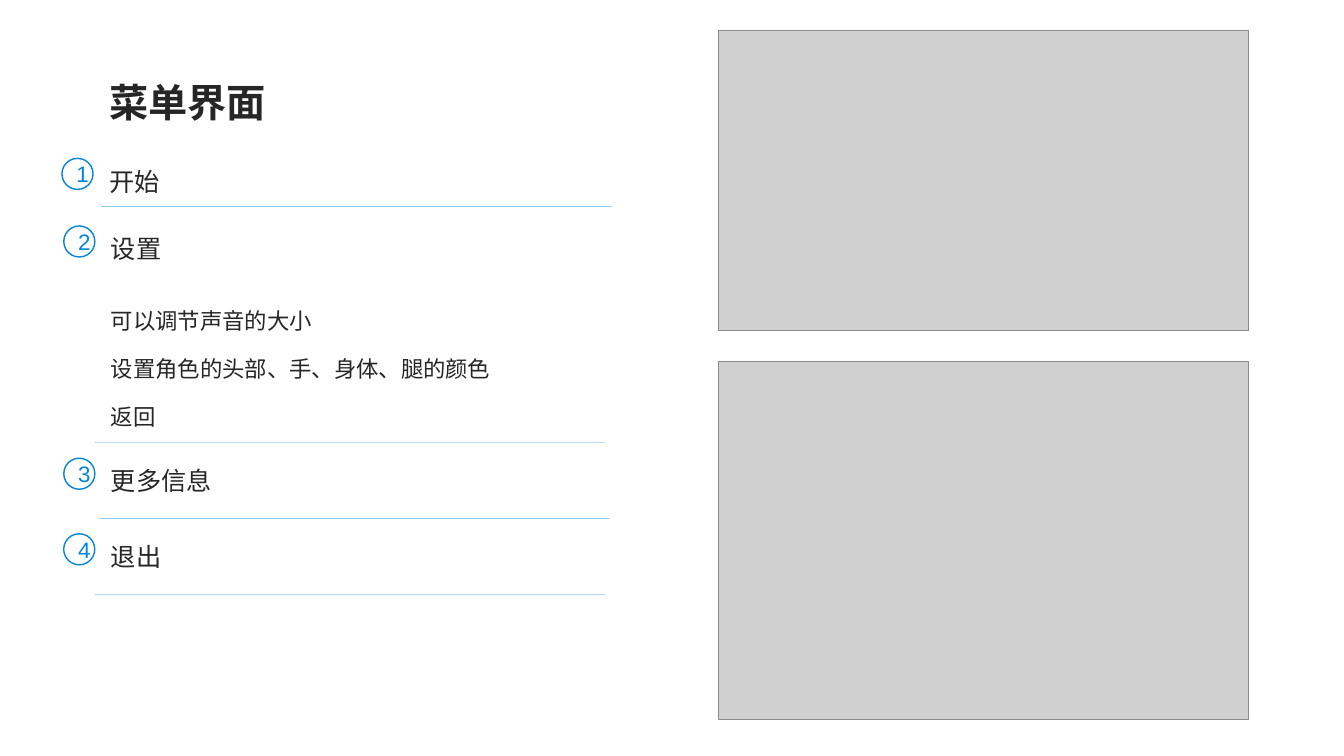
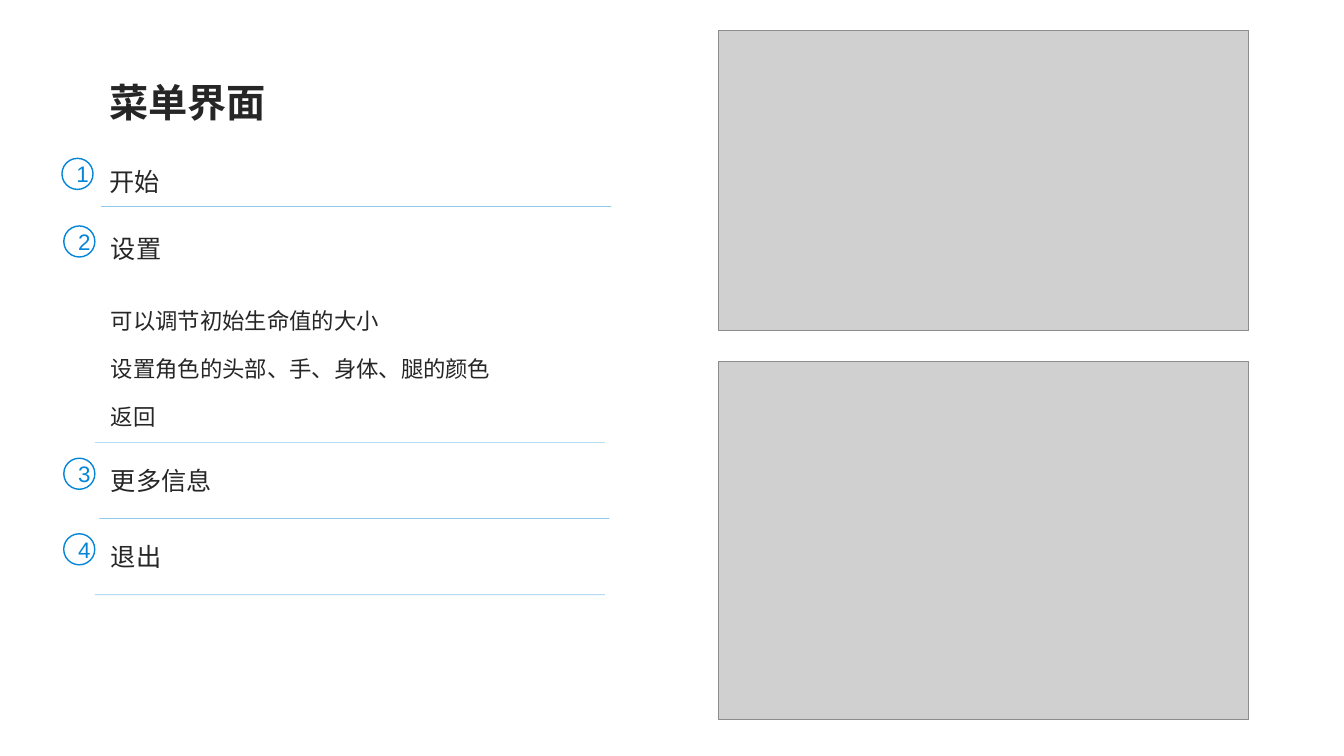
Before and after one commit to Asterism12/mineminecraft, a slide deck: slide 4 of 成果展示.pptx. Drawn at 1344x756 pixels with LibreOffice and Linux fonts; fonts in the diff are those of the drawing; grey boxes stand for pictures. Boxes give left, top, right and bottom in pixels: in the first picture for what was removed or moved away, otherwise in the second. Text is boxed around its words. In the diff, an @@ line names an element or a change of style, - is before the commit and + after.

```diff
--- a/成果展示.pptx
+++ b/成果展示.pptx
@@ text at box(111, 310, 379, 331): text changed @@
-可以调节声音的大小
+可以调节初始生命值的大小
```
